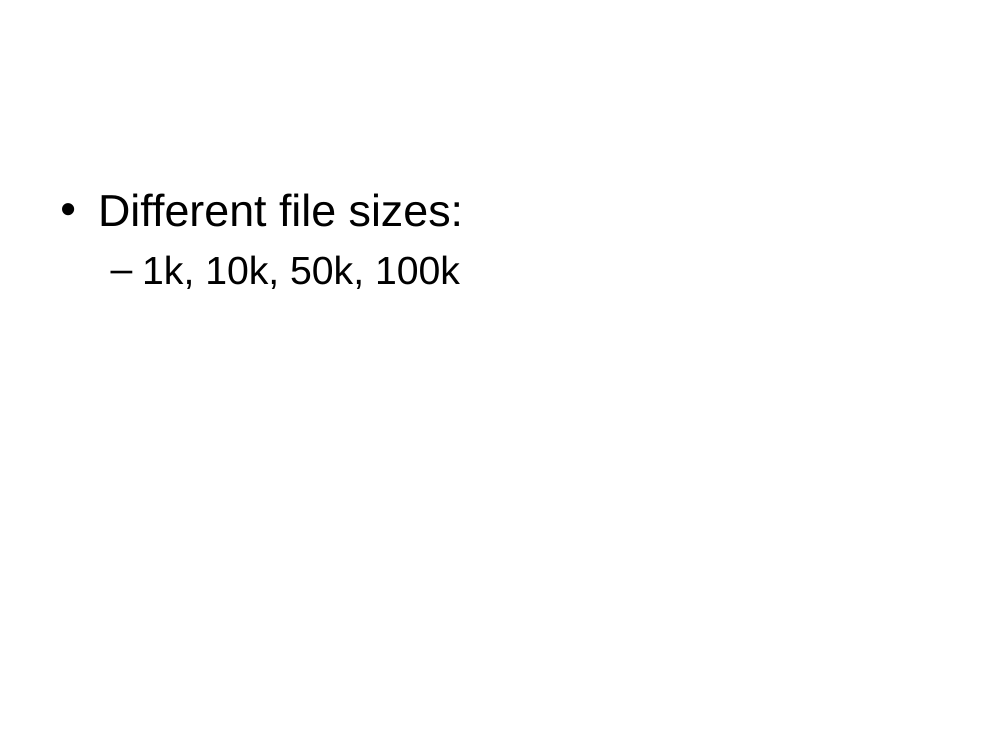
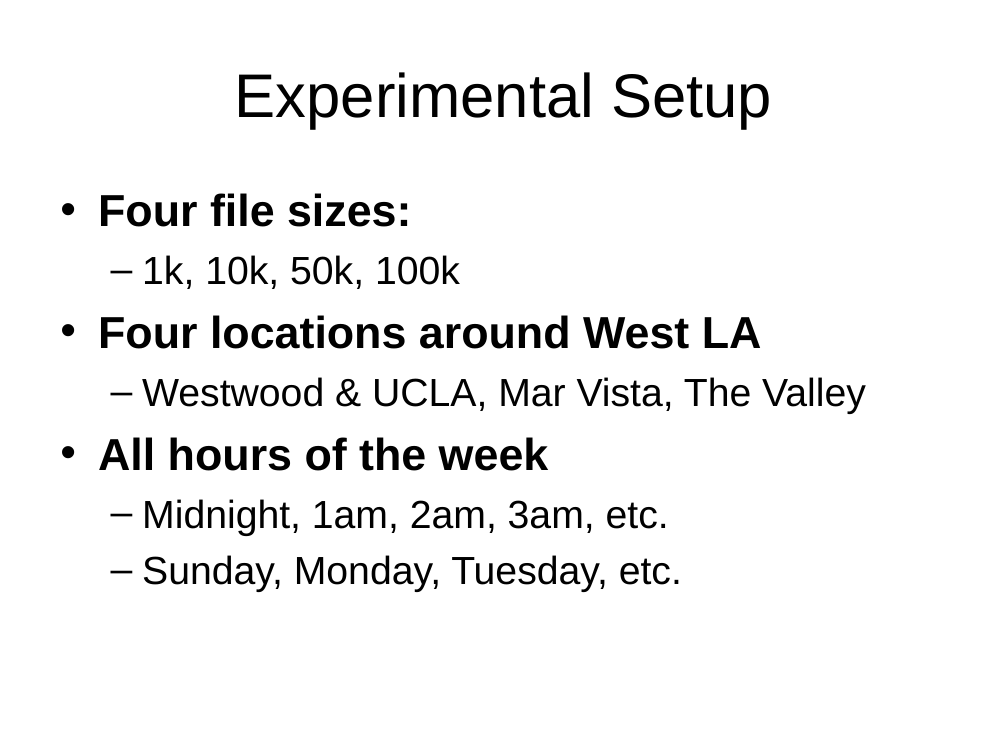
Before and after one commit to nesl/gprstest, a slide deck: slide 5 of presentation/Cingular GPRS Experiments.ppt. Drawn at 1008x756 pixels with LibreOffice and Linux fonts; fonts in the diff are those of the drawing. Boxes give left, top, right and bottom in pixels: in the first picture for what was removed or moved away, otherwise in the second. Text is boxed around its words. In the diff, an @@ line names an element or a change of style, - is before the commit and + after.

```diff
--- a/presentation/Cingular GPRS Experiments.ppt
+++ b/presentation/Cingular GPRS Experiments.ppt
@@ title added at box(235, 72, 772, 129), 44 pt, text #000000 @@
+Experimental Setup
@@ text at box(98, 193, 411, 227): text changed; bold on @@
-• Different file sizes:
+• Four file sizes:
@@ text at box(98, 315, 866, 592): paragraphs added @@
+• Four locations around West LA
+  – Westwood & UCLA, Mar Vista, The Valley
+• All hours of the week
+  – Midnight, 1am, 2am, 3am, etc.
+  – Sunday, Monday, Tuesday, etc.
```
Also in this commit, not shown: 3 other slides changed, 14 slides added, 5 slides removed.
